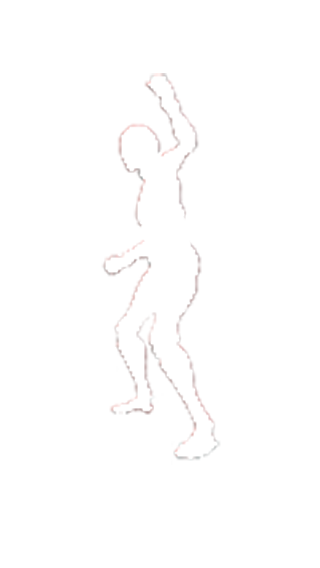
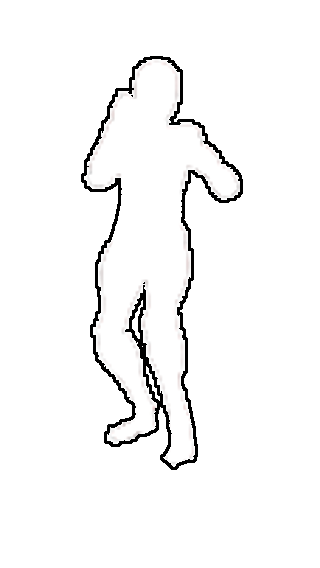
The second w=320, h=568 image is a revision of the first. Changes to its layers:
added layer "IDLE68BORDER" above "idle68" over bbox(81, 56, 243, 470)
showed "idle68", painted on it over bbox(81, 59, 243, 470)
hid "fight28", moved it above "enemyrectangleborder" over bbox(89, 73, 221, 465)
